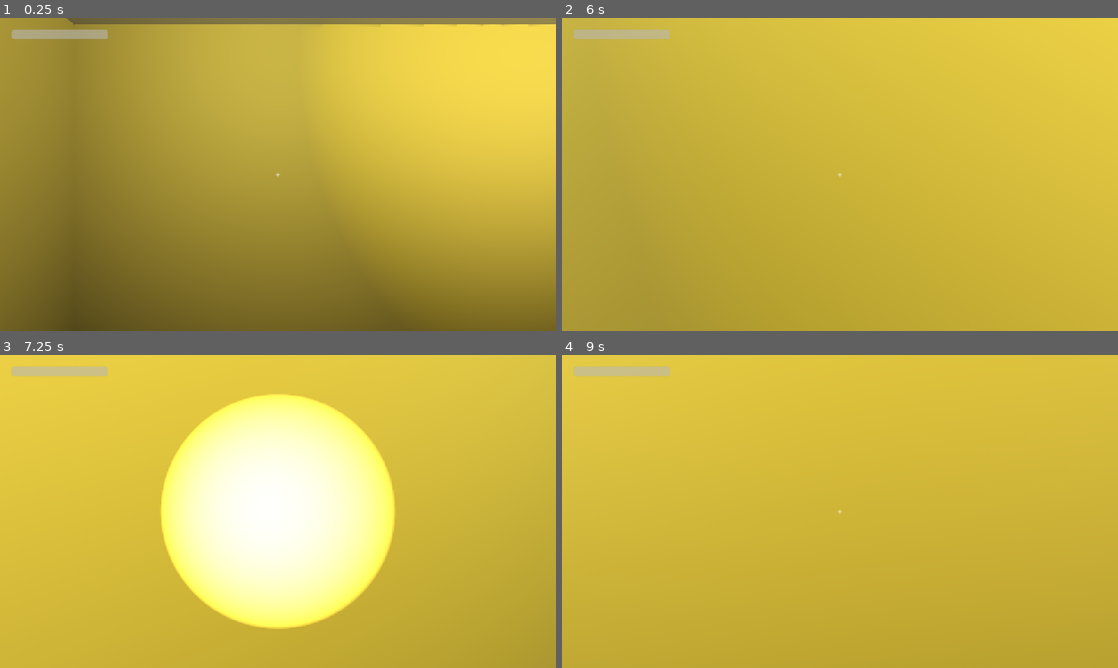
Above: before the commit, frames 1-4 (two rows, left to right).
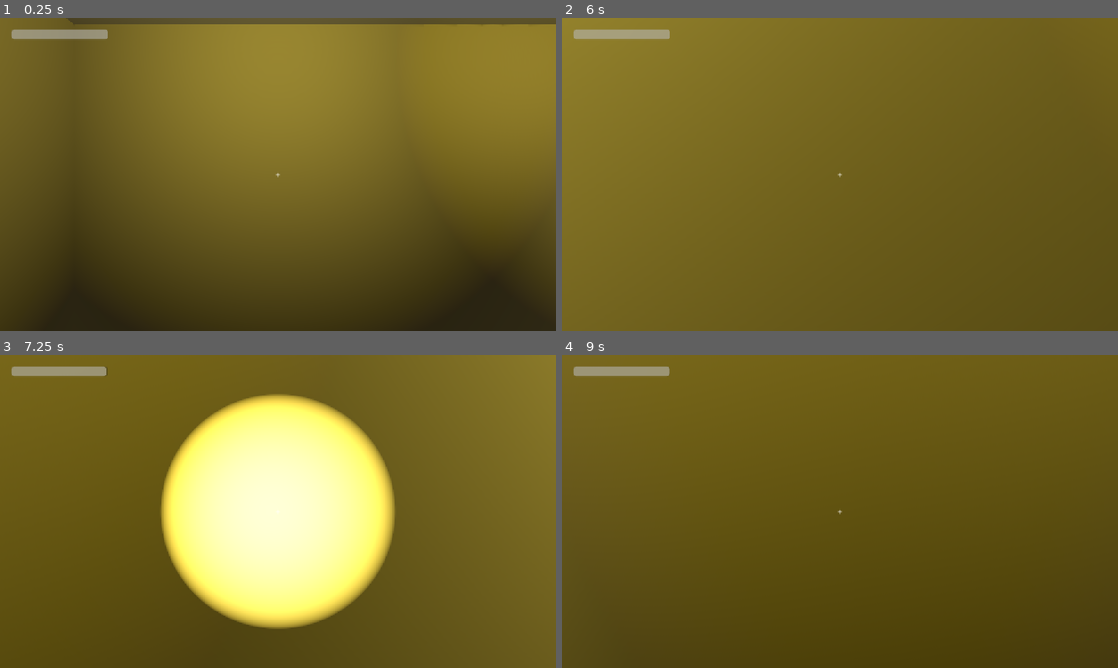
Above: after the commit, the same moments.

Repository: Aenopix/backrooms
Game: Godot game, scene res://scenes/Main.tscn
Two runs of this game, one before a commit and one after it. Both use one fixed random seed, a clock stepped at 60 frames per second and the inputs below.
Inputs (mouse positions are in pixels of both pictures, inside the frame that each line leads up to):
- Up to frame 1 (0.25 s): no input
- Up to frame 2 (6 s): tap Enter at 0.5, 2.75, 5.75 s; move the mouse to (867, 174) at 0.52 s; hold W 0.53-5.78 s; tap F every 0.75 s from 0.6 to 5.85 s; tap Space at 1.25, 5 s; move the mouse to (812, 174) at 1.27 s; move the mouse to (851, 168) at 2.02 s; move the mouse to (834, 180) at 2.77 s; move the mouse to (878, 177) at 3.52 s; move the mouse to (795, 171) at 4.27 s; move the mouse to (845, 174) at 5.02 s; move the mouse to (817, 168) at 5.77 s; hold D from 5.78 s (still down)
- Up to frame 3 (7.25 s): move the mouse to (305, 511) at 6.52 s; release D at 6.53 s; hold W from 6.53 s (still down); tap F at 6.6 s
- Up to frame 4 (9 s): move the mouse to (812, 511) at 7.27 s; tap F at 7.35, 8.1, 8.85 s; tap Space at 8 s; move the mouse to (851, 505) at 8.02 s; move the mouse to (834, 517) at 8.77 s; release W at 8.78 s; hold A from 8.78 s (still down)

The runs differ from the first frame. In frame 1, 100% of the frame differs, in the area x 0-100%, y 0-100%; in frame 2, 100%; in frame 3, 100%; in frame 4, 100%.

Commit message:
Cut fluorescent peak brightness further
Max flicker brightness was still glaring even at the dim end of
the previous pass. Halve base energy and flicker swing, pull the
light radius in further, and retune the sanity 'is lit' threshold
and exit beacon multiplier to match.

Diff:
--- a/scripts/flicker_light.gd
+++ b/scripts/flicker_light.gd
@@ -2,8 +2,8 @@
 ## Randomized fluorescent flicker + a procedurally generated low buzz hum.
 ## Attach to an OmniLight3D that already has an AudioStreamPlayer3D child named "HumPlayer".
 
-@export var base_energy := 1.0
-@export var flicker_intensity := 0.4
+@export var base_energy := 0.5
+@export var flicker_intensity := 0.2
 @export var min_flicker_interval := 0.05
 @export var max_flicker_interval := 0.6
 @export var hum_frequency := 90.0
@@ -52,6 +52,6 @@
 ## Called by RoomModule when this room is the exit: steady green light, hum stops.
 func set_exit_state() -> void:
 	set_process(false)
-	light_energy = base_energy * 1.5
+	light_energy = base_energy * 2.0
 	light_color = Color(0.4, 1.0, 0.5)
 	hum_player.stop()
--- a/scripts/player_controller.gd
+++ b/scripts/player_controller.gd
@@ -69,6 +69,6 @@
 ## Sanity recovers near a fluorescent light that is currently bright, drains otherwise.
 func _is_lit() -> bool:
 	for light in get_tree().get_nodes_in_group("room_lights"):
-		if light is OmniLight3D and global_position.distance_to(light.global_position) < light.omni_range and light.light_energy > 0.5:
+		if light is OmniLight3D and global_position.distance_to(light.global_position) < light.omni_range and light.light_energy > 0.4:
 			return true
 	return false
--- a/scripts/room_module.gd
+++ b/scripts/room_module.gd
@@ -79,7 +79,7 @@
 	var light := OmniLight3D.new()
 	light.name = "FluorescentLight"
 	light.position = Vector3(0, WALL_HEIGHT - 0.3, 0)
-	light.omni_range = CELL_SIZE * 1.1
+	light.omni_range = CELL_SIZE * 0.9
 	light.light_color = Color(1.0, 0.96, 0.78)
 	light.shadow_enabled = true
 
